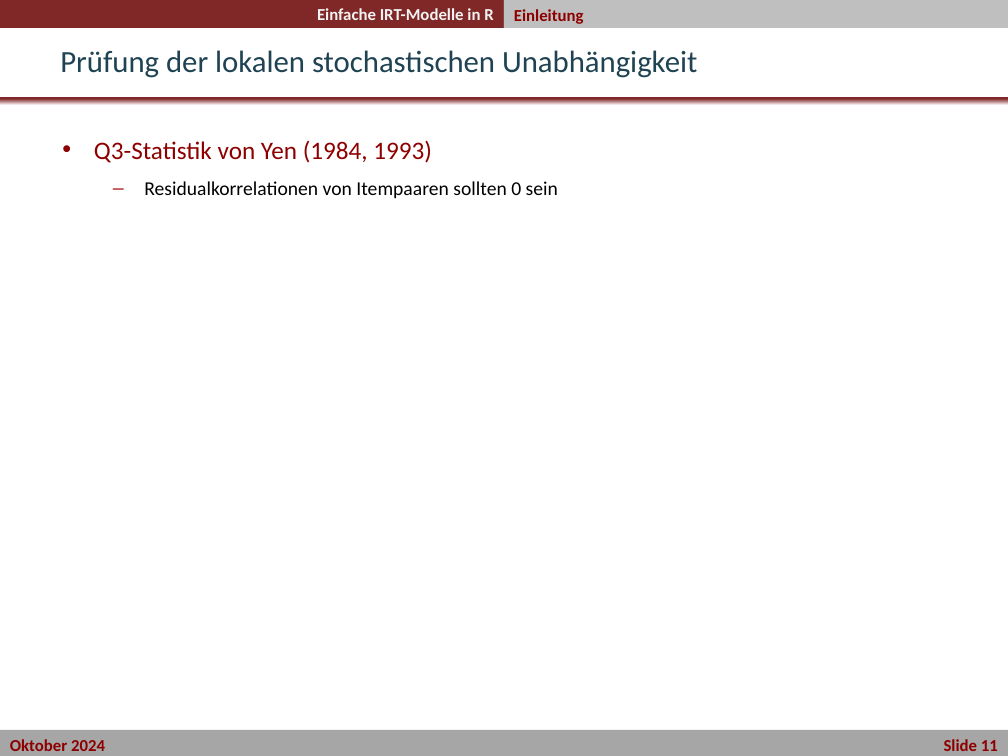
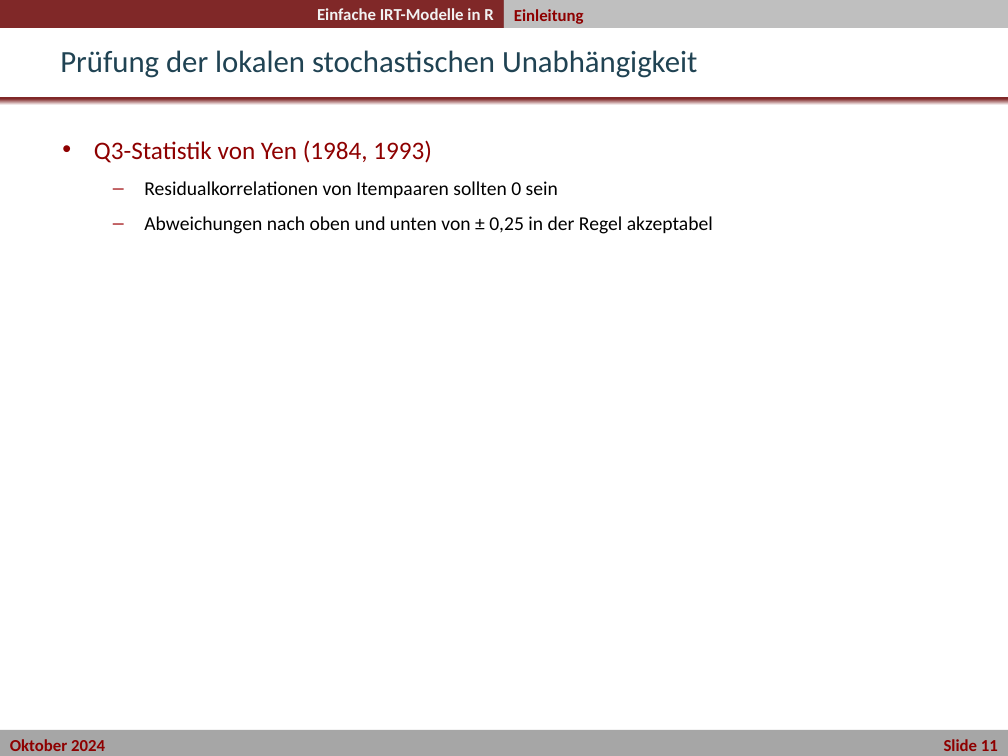
Before and after one commit to nickhaf/IRT_workshop, a slide deck: slide 12 of slides/Tag1_2Nachmittag_Nr1_Uebungen/02_Uebung_einfache_IRT-Modelle_in_R.pptx. Drawn at 1008x756 pixels with LibreOffice and Linux fonts; fonts in the diff are those of the drawing; background and template pictures are left out. Boxes give left, top, right and bottom in pixels: in the first picture for what was removed or moved away, otherwise in the second. Text is boxed around its words. In the diff, an @@ line names an element or a change of style, - is before the commit and + after.

```diff
--- a/slides/Tag1_2Nachmittag_Nr1_Uebungen/02_Uebung_einfache_IRT-Modelle_in_R.pptx
+++ b/slides/Tag1_2Nachmittag_Nr1_Uebungen/02_Uebung_einfache_IRT-Modelle_in_R.pptx
@@ text at <box>144,216,713,234</box>: paragraph added @@
+  – Abweichungen nach oben und unten von ± 0,25 in der Regel akzeptabel
```
Also in this commit, not shown: 3 other slides changed, 5 other files.
